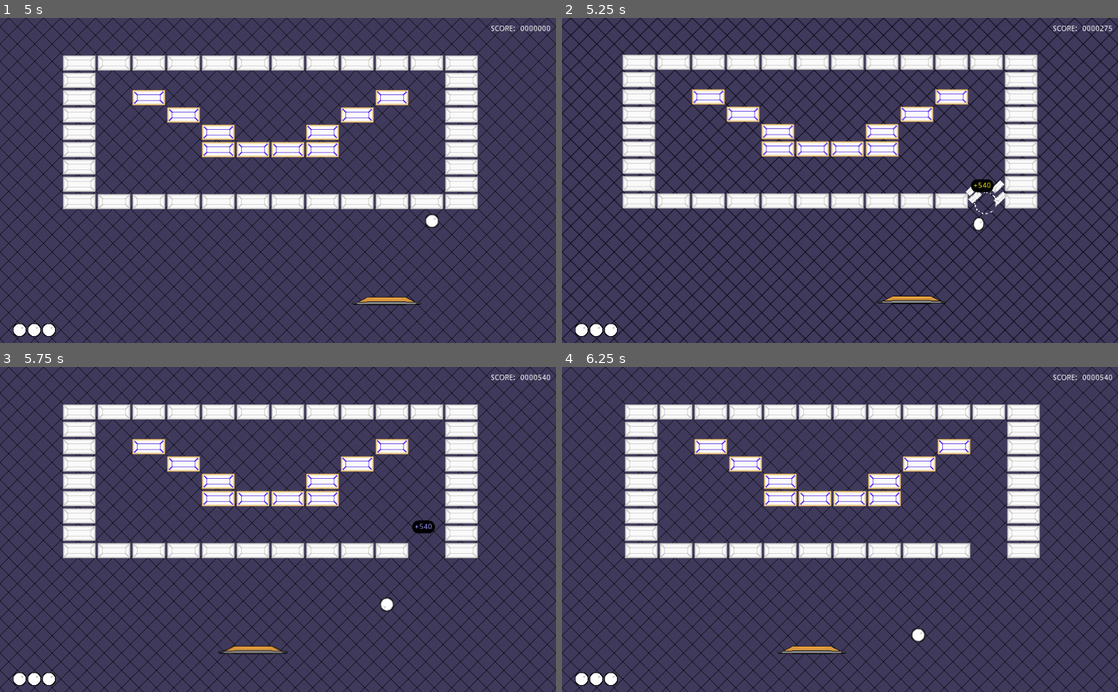
Above: before the commit, frames 1-4 (two rows, left to right).
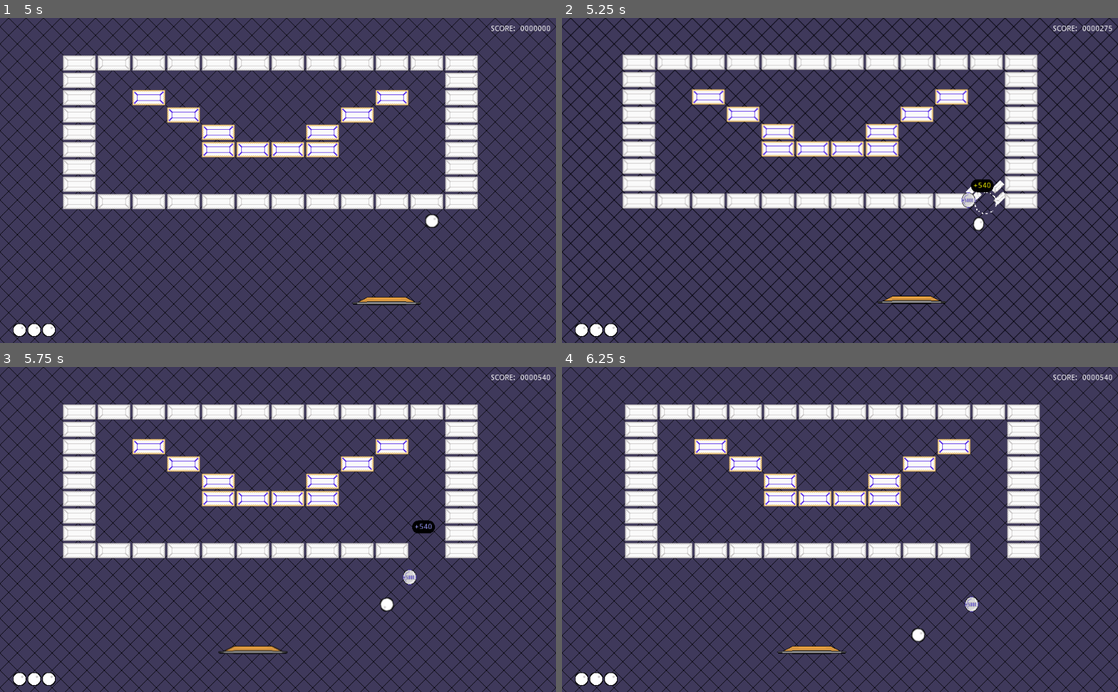
Above: after the commit, the same moments.

Repository: Anatolij-Grigorjev/Breakout4Godot
Game: Godot game, scene res://BreakoutGame.tscn
Same seed, same stepped clock (60 frames per second), same inputs: the game is played once before the commit and once after it.
Inputs (mouse positions are in pixels of both pictures, inside the frame that each line leads up to):
- Up to frame 1 (5 s): tap Enter (ui_accept) at 0.5, 0.77, 2, 3.5, 3.77 s; move the mouse to (400, 164) at 0.52 s; hold Right (paddle_right) 0.53-1.25 s; tap Space (paddle_launch_ball) at 0.6, 3.6 s; click (400, 164) at 0.67 s; drag from (166, 196) to (250, 245) at 1.27 s; move the mouse to (333, 109) at 2.02 s; hold Right (paddle_right) 2.03-2.75 s; tap Alt at 2.1 s; drag from (250, 245) to (111, 131) at 2.77 s; move the mouse to (444, 229) at 3.52 s; hold Left (paddle_left) 3.53-4.25 s; drag from (111, 131) to (194, 99) at 4.27 s
- Up to frame 2 (5.25 s): move the mouse to (867, 180) at 5.02 s; hold Left (paddle_left) from 5.03 s (still down); tap Alt at 5.1 s; click (867, 180) at 5.17 s
- Up to frame 3 (5.75 s): keep holding Left (paddle_left)
- Up to frame 4 (6.25 s): release Left (paddle_left) at 5.75 s; drag from (756, 448) to (728, 545) at 5.77 s

Frame 1 is identical in both runs. In frame 2, less than 0.1% of the frame differs, in the area x 71-75%, y 53-59%; in frame 3, less than 0.1%; in frame 4, less than 0.1%, in the area x 72-75%, y 70-76%.

Commit message:
set configurable probabilities to get bonus from brick

Diff:
--- a/game/BreakoutGame.gd
+++ b/game/BreakoutGame.gd
@@ -11,6 +11,20 @@
 
 
 export(int) var starting_num_balls = 4
+export(Dictionary) var brick_drops_probabilities := {
+	0: {
+		PowerupPointsScn: 0.15
+	},
+	2: {
+		PowerupPointsScn: 0.25
+	},
+	3: {
+		PowerupPointsScn: 0.25
+	},
+	4: {
+		PowerupPointsScn: 0.25
+	}
+}
 
 
 onready var bg = $BG/Background
@@ -129,13 +143,36 @@
 	_add_scored_points_bubble(brick_origin_pos, brickPoints)
 	scoreCounter.value += brickPoints
 
-	if (randf() >= 0.5):
-		var points = PowerupPointsScn.instance()
-		add_child(points)
-		points.global_position = brick_origin_pos
-		points.fall_rate = 100.0
-		points.connect("points_collected", self, "_on_paddle_collected_points")
-		points.start()
+	_process_drop_powerup(type, brick_origin_pos)
+
+
+
+func _process_drop_powerup(brick_type, start_global_pos):
+
+	if not brick_drops_probabilities.has(brick_type):
+		return
+
+	var type_probs_maps = Utils.nvl(brick_drops_probabilities[brick_type], {})
+
+	for DropScn in type_probs_maps:
+		var threshold = Utils.nvl(type_probs_maps[DropScn], 0.0)
+		var roll = randf()
+		if roll < threshold:
+			_start_drop_of_scene(DropScn, start_global_pos)
+			return
+	return
+
+
+func _start_drop_of_scene(Scn, global_pos):
+	var drop = Scn.instance()
+	add_child(drop)
+	drop.global_position = global_pos
+	drop.fall_rate = 100.0
+	#specific to points for now
+	if Scn == PowerupPointsScn:
+		drop.connect("points_collected", self, "_on_paddle_collected_points")
+		drop.start()
+
 
 
 
